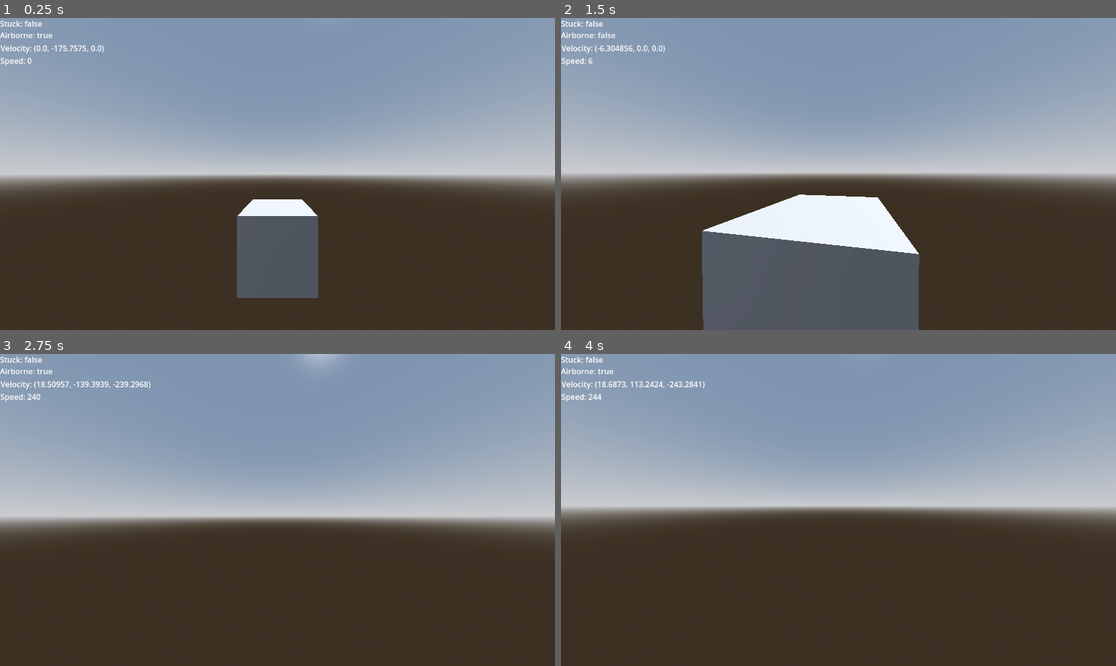
Above: before the commit, frames 1-4 (two rows, left to right).
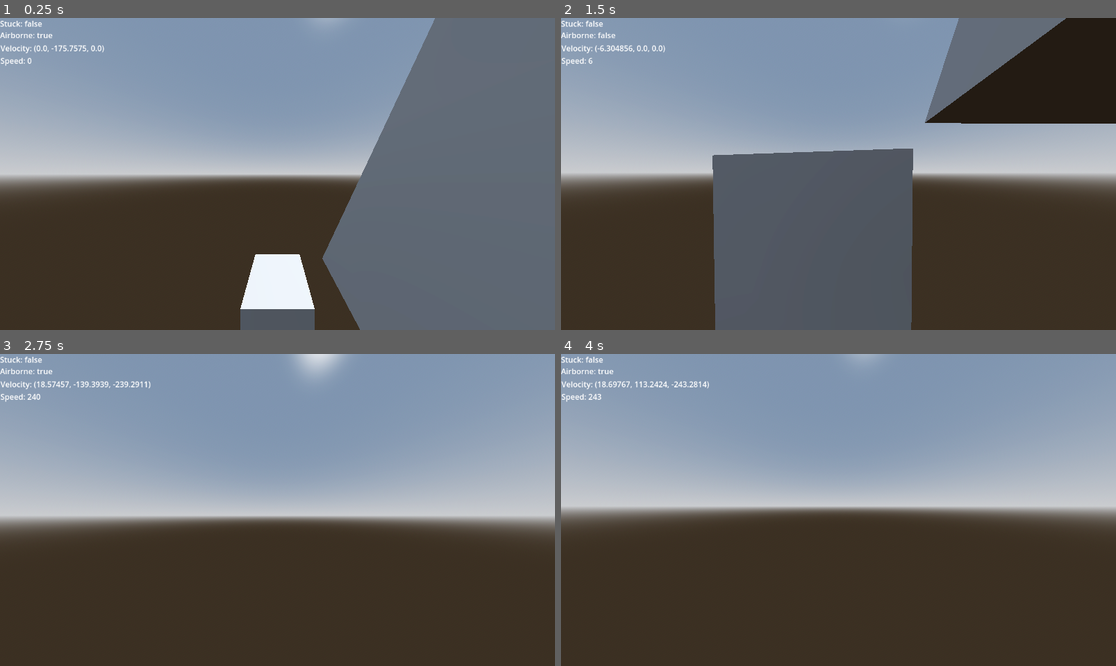
Above: after the commit, the same moments.

Repository: GibberishDev/GodSource
Game: Godot game, scene res://debug_scene_delete_later.tscn
Two runs of this game, one before a commit and one after it. Both use one fixed random seed, a clock stepped at 60 frames per second and the inputs below. This scene is started directly instead of the project's main scene.
Inputs (mouse positions are in pixels of both pictures, inside the frame that each line leads up to):
- Up to frame 1 (0.25 s): no input
- Up to frame 2 (1.5 s): tap Enter at 0.5 s; move the mouse to (866, 174) at 0.52 s; hold Ctrl (crouch) 0.53-1.28 s; hold W (forward) from 0.53 s (still down); click (866, 174) at 0.67 s; tap Space (jump) at 0.77, 0.8, 1.07, 1.35 s; move the mouse to (810, 174) at 1.27 s; click (810, 174) at 1.42 s
- Up to frame 3 (2.75 s): keep holding W (forward); tap Space (jump) at 1.52, 1.82, 2.3 s; tap Ctrl (crouch) at 1.55 s; move the mouse to (288, 503) at 2.02 s; hold Ctrl (crouch) from 2.03 s (still down); click (288, 503) at 2.17 s
- Up to frame 4 (4 s): keep holding W (forward); move the mouse to (832, 516) at 2.77 s; release Ctrl (crouch) at 2.78 s; tap T at 2.85 s; click (832, 516) at 2.92 s; tap Space (jump) at 3.02, 3.32, 3.77, 3.8 s; tap Ctrl (crouch) at 3.05 s; move the mouse to (877, 513) at 3.52 s; tap Y at 3.6 s; click (877, 513) at 3.67 s

The runs differ from the first frame. In frame 1, 39% of the frame differs, in the area x 42-100%, y 0-100%; in frame 2, 22%; in frame 3, 0.3%; in frame 4, 0.2%.

Commit message:
implement clip _velocity (surfing and surface velocity alignment) add camera anchor smoothing refactor gs_player.gd

Diff:
--- a/debug_scene_delete_later.tscn
+++ b/debug_scene_delete_later.tscn
@@ -35,6 +35,13 @@
 	get_node(\"speed\").text = \"Speed: \" + str(int(Vector2(player.velocity.x, player.velocity.z).length() * 100 / 1.905))
 
 "
+
+[sub_resource type="Curve3D" id="Curve3D_0qie4"]
+_data = {
+"points": PackedVector3Array(0, 0, 0, 0, 0, 0, 0.8060391, 1.2955282, 0, -8, 0, 0, 0, 0, 0, 24, 0, 0),
+"tilts": PackedFloat32Array(0, 0)
+}
+point_count = 2
 
 [node name="Node3D" type="Node3D"]
 
@@ -108,3 +115,22 @@
 offset_right = 151.0
 offset_bottom = 100.0
 text = "player is crouched: "
+
+[node name="Path3D" type="Path3D" parent="."]
+curve = SubResource("Curve3D_0qie4")
+
+[node name="CSGPolygon3D" type="CSGPolygon3D" parent="."]
+use_collision = true
+collision_mask = 2
+polygon = PackedVector2Array(0, 0, 3, 0, 1.5, 3)
+mode = 2
+path_node = NodePath("../Path3D")
+path_interval_type = 0
+path_interval = 1.0
+path_simplify_angle = 0.0
+path_rotation = 2
+path_rotation_accurate = false
+path_local = false
+path_continuous_u = true
+path_u_distance = 1.0
+path_joined = false
--- a/lib/classes/camera_anchor.gd
+++ b/lib/classes/camera_anchor.gd
@@ -1,11 +1,26 @@
+#Me when blind:
+#⣿⣿⣿⠟⠛⠛⠻⣿⣿⣿⣿⣿⣿⣿⣿⣿⣿⡟⢋⣩⣉⢻⣿⣿
+#⣿⣿⣿⢸⣿⣶⣕⣈⠹⠿⠿⠿⠿⠟⠛⣛⢋⣰⠣⣿⣿⢸⣿⣿
+#▄▄▄▄▄▄▄▄▄▄▄▄▄▄▄▄▄▄▄▄▄▄▄▄▄▄▄▄▄▄
+#░░░░░░▀█▄▀▄▀██████░▀█▄▀▄▀████▀
+#░░░░░░░░▀█▄█▄███▀░░░▀██▄█▄█▀░░
+#⣿⣿⣿⣿⣆⢩⣝⣫⣾⣿⣿⣿⣿⡟⠿⠿⠦⠄⠸⠿⣻⣿⡄⢻
+#⣿⣿⣿⣿⣿⡄⢻⣿⣿⣿⣿⣿⣿⣿⣿⣶⣶⣾⣿⣿⣿⣿⠇⣼
+#⣿⣿⣿⣿⣿⣿⡄⢿⣿⣿⣿⣿⣿⣿⣿⣿⣿⣿⣿⣿⣿⡟⣰⣿
+#⣿⣿⣿⣿⣿⣿⠇⣼⣿⣿⣿⣿⣿⣿⣿⣿⣿⣿⣿⣿⣿⢀⣿⣿
+#⣿⣿⣿⣿⣿⠏⢰⣿⣿⣿⣿⣿⣿⣿⣿⣿⣿⣿⣿⣿⣿⢸⣿⣿
+#⣿⣿⣿⣿⠟⣰⣿⣿⣿⣿⣿⣿⣿⣿⣿⣿⣿⣿⣿⣿⣿⢸⣿⣿
+#⣿⣿⣿⠋⣴⣿⣿⣿⣿⣿⣿⣿⣿⣿⣿⣿⣿⣿⣿⣿⣿⡄⣿⣿
+
 class_name GodsourceCameraAnchor3D
 extends Node3D
-
 #TODO: ADAPT TO MULTIPLAYER
 
 var multiplayer_authority_id: int = 0
 var anchor_id : int = 0
 var can_be_controlled : bool = true
+
+var anchor_position_offset : Vector3 = Vector3.ZERO
 
 var forward: Vector3 = Vector3.FORWARD
 var right: Vector3 = Vector3.RIGHT
@@ -20,9 +35,31 @@
 var client_setting_mouse_sensetivity_x : float = 0.003 #TODO: change tobe read from client settings script
 var client_setting_mouse_sensetivity_y : float = 0.0045 #TODO: change tobe read from client settings script
 
+##maximum distance of camera smoothing. If distance is exceeded camera snapped to anchor position instead
+var max_smoothing_distance : float = 1.0
+var smoothing_frames : int = 10
+var start_smoothing_position : Vector3 = Vector3.ZERO
+
+#TODO: remove and make global script in input gathering class
+var mouse_motion : Vector2
+var mouse_moved : bool = false
+
+#region native methods
+
 func _ready() -> void:
 	adjust_mounted_cameras()
 	Input.mouse_mode = Input.MOUSE_MODE_CAPTURED
+
+func _physics_process(delta: float) -> void:
+	if start_smoothing_position != Vector3.ZERO:
+		if owner is CharacterBody3D:
+			smooth_camera(delta, owner.velocity)
+		else:
+			smooth_camera(delta)
+	update_vectors()
+	update_rotations()
+	view_angle = $smoother/anchor.global_rotation
+	adjust_mounted_cameras()
 
 func _input(event: InputEvent) -> void: #TODO: replace with process to work server side where no input is possible
 	mouse_moved = false
@@ -39,18 +76,29 @@
 
 	if can_be_controlled:
 		rotate_with_mouse()
-	adjust_mounted_cameras()
+
+#endregion
+
+#region camera mounting
 
 func mount_camera(camera: Node3D) -> void:
-	if mounted_cameras.find(camera) != -1: return
+	if mounted_cameras.find(camera) != -1: return #already mounted
+	#TODO: check if mounted anywhere else and unmount
 	mounted_cameras.append(camera)
+	adjust_mounted_cameras()
 
 func unmount_camera(camera: Node3D) -> void:
 	mounted_cameras.erase(camera)
 
 func adjust_mounted_cameras() -> void:
 	for i : Node3D in mounted_cameras:
-		i.global_transform = $anchor.global_transform
+		i.global_position = $smoother/anchor.global_position
+		i.global_rotation = $smoother/anchor.global_rotation
+		#scale?
+
+#endregion
+
+#region input
 
 func rotate_with_mouse() -> void:
 	if !mouse_moved: return
@@ -60,28 +108,53 @@
 	motion_x *= client_setting_mouse_sensetivity_x
 	motion_y *= client_setting_mouse_sensetivity_y
 	rotate_y(-motion_x)
-	$anchor.rotate_x(-motion_y)
-	$anchor.rotation.x = clampf($anchor.rotation.x, deg_to_rad(-89), deg_to_rad(89))
+	$smoother/anchor.rotate_x(-motion_y)
+	$smoother/anchor.rotation.x = clampf($smoother/anchor.rotation.x, deg_to_rad(-89), deg_to_rad(89))
 
 func get_mouse_motion() -> Vector2:
 	#TODO: replace with hook to input gathering class
 	return mouse_motion
 
-#TODO: remove and make global script in input gathering class
-var mouse_motion : Vector2
-var mouse_moved : bool = false
+#endregion
 
-func _process(delta: float) -> void:
-	update_vectors()
-	update_rotations()
-	view_angle = $anchor.global_rotation
+#region anchor properties
 
 func update_vectors() -> void:
-	forward = Vector3.FORWARD.rotated(Vector3.RIGHT, $anchor.rotation.x).rotated(Vector3.UP, rotation.y)
-	up = Vector3.UP.rotated(Vector3.RIGHT, $anchor.rotation.x).rotated(Vector3.UP, rotation.y)
-	right = Vector3.RIGHT.rotated(Vector3.RIGHT, $anchor.rotation.x).rotated(Vector3.UP, rotation.y)
+	forward = Vector3.FORWARD.rotated(Vector3.RIGHT, $smoother/anchor.rotation.x).rotated(Vector3.UP, rotation.y)
+	up = Vector3.UP.rotated(Vector3.RIGHT, $smoother/anchor.rotation.x).rotated(Vector3.UP, rotation.y)
+	right = Vector3.RIGHT.rotated(Vector3.RIGHT, $smoother/anchor.rotation.x).rotated(Vector3.UP, rotation.y)
 
 func update_rotations() -> void:
-	pitch = $anchor.rotation.x
+	pitch = $smoother/anchor.rotation.x
 	yaw = rotation.y
-	roll = $anchor.rotation.z
+	roll = $smoother/anchor.rotation.z
+
+#endregion
+
+# func set_anchor_position_offset(offset: Vector3) -> void:
+# 	pass
+
+# func set_anchor_rotation_offset(offset: Vector3) -> void:
+# 	pass
+
+#region smoothing
+
+func save_start_smoothing_position() -> void:
+	start_smoothing_position = $smoother.global_position
+
+func smooth_camera(delta: float, owner_velocity: Vector3 = Vector3.ZERO) -> void:
+	$smoother.global_position.y = start_smoothing_position.y
+	if start_smoothing_position.distance_to(global_position) > max_smoothing_distance:
+		start_smoothing_position = Vector3.ZERO
+		$smoother.position = Vector3.ZERO
+		return
+	var movement_amount : float = 3.0 * delta
+	if owner_velocity != Vector3.ZERO:
+		movement_amount = owner_velocity.length() * delta * 2
+	print($smoother.global_position.move_toward(global_position, movement_amount), $smoother.global_position)
+	$smoother.global_position = $smoother.global_position.move_toward(global_position, movement_amount)
+	start_smoothing_position = $smoother.global_position
+	if $smoother.position == Vector3.ZERO:
+		start_smoothing_position = Vector3.ZERO
+
+#endregion
--- a/lib/classes/camera_anchor.tscn
+++ b/lib/classes/camera_anchor.tscn
@@ -5,4 +5,6 @@
 [node name="CameraAnchor" type="Node3D"]
 script = ExtResource("1_fafm6")
 
-[node name="anchor" type="Node3D" parent="."]
+[node name="smoother" type="Node3D" parent="."]
+
+[node name="anchor" type="Node3D" parent="smoother"]
--- a/lib/classes/gs_player.gd
+++ b/lib/classes/gs_player.gd
@@ -23,7 +23,10 @@
 #endregion
 
 #region Exported variables
-## Multiplier of default server defined max walking speed. In TF2 100% is equal to 300 hu/s (4.527 m/s).[br]133% (400 hu/s) - Scout[br]107% (321 hu/s) - Spy, Medic[br]100% (300hu/s) - Pyro, Engineer, Sniper[br]93.(3)% (280 hu/s) - Demoman[br]80% (240 hu/s) - Soldier[br]76.(6)% (230hu/s) - Heavy
+@export
+var max_ground_speed : float = 240 * 1.905 / 100
+## Multiplier of default server defined max walking speed.
+## In TF2 100% is equal to 300 hu/s (4.527 m/s).[br]133% (400 hu/s) - Scout[br]107% (321 hu/s) - Spy, Medic[br]100% (300hu/s) - Pyro, Engineer, Sniper[br]93.(3)% (280 hu/s) - Demoman[br]80% (240 hu/s) - Soldier[br]76.(6)% (230hu/s) - Heavy
 @export
 var max_ground_speed_multiplier : float = 1.0
 ## Amount of vertical velocity that needed to be exceeded for player to become airborne
@@ -60,8 +63,6 @@
 ## Limit player movement speed to 1.2 times the max walking speed upon jumping. Preventative measure to cripple bhop bug
 @export
 var jump_speed_cap: float = 1.2
-@export
-var max_ground_speed : float = 240 * 1.905 / 100
 @export
 var max_air_speed : float = 30 * 1.905 / 100
 #endregion
@@ -91,10 +92,7 @@
 var wish_hull_size : Vector3 = standart_hull_size
 var gravity_multiplier : float = 1.0
 var current_mid_air_jumps : int = 0
-var forward : Vector3
-var up : Vector3
-var right : Vector3
-var ground_acceleration : float =  2400 * 1.905 / 100
+var ground_acceleration : float = 10
 #endregion
 
 #region enum defenitions
@@ -111,7 +109,7 @@
 ## Reference to the stuck_check_collider node
 @onready
 var stuck_check_collider : ShapeCast3D = get_node("stuck_check_collider")
-## Reference to the uncrocuh_check_collider node
+## Reference to the uncrocuh_check_collider node[br]Node is utilized in [method check_stuck] method to determine where player can be nudged to
 @onready
 var crouch_check_collider : ShapeCast3D = get_node("uncrocuh_check_collider")
 ## Reference to the collision_hull node
@@ -130,7 +128,16 @@
 #endregion
 
 #region wish control variables
-#TODO: move this region to the dedicated player input gathering node for easier multiplayer prediction and reconciliation
+#TODO: move this region to the dedicated player input gathering node for easier multiplayer client prediction and server reconciliation
+## Desired input vector. left is -x, right is +x, forward is -y, back is +y
+var wish_direction : Vector2 = Vector2.ZERO
+## Dictionarry that keeps track of last frame of keys to determine if key was just pressed, still pressed, just released or still released
+var null_movement_key_state_last_frame : Dictionary = {
+	"left": false,
+	"right": false,
+	"forward": false,
+	"back": false,
+}
 var wish_crouch : bool = false
 var wish_jump : bool = false
 var wish_crouch_last_frame : bool = false
@@ -144,14 +151,15 @@
 
 #region native godot methods
 func _unhandled_input(_event: InputEvent) -> void: #TODO: move to input gathering script. Not bullet proof. TESTING ONLY
+	wish_crouch = Input.is_action_pressed("crouch")
 	if Input.is_action_just_released("jump"):
 		wish_jump = false
 	if Input.is_action_just_pressed("jump"):
 		wish_jump = true
-	if Input.is_key_pressed(KEY_F1):
-		Engine.time_scale = 0.05
-	if Input.is_key_pressed(KEY_F2):
-		Engine.time_scale = 1.0
+	if Input.is_key_pressed(KEY_F1):	#TODO: Remove after done testing. Also implement host_time_scale console command	╗
+		Engine.time_scale = 0.05		#																					║
+	if Input.is_key_pressed(KEY_F2):	#																					║
+		Engine.time_scale = 1.0			#																					╝
 	wish_left = Input.is_action_pressed("left")
 	wish_right = Input.is_action_pressed("right")
 	wish_forward = Input.is_action_pressed("forward")
@@ -163,18 +171,17 @@
 	#TODO: change to asigning specific camera with multiplayer authority
 	camera.name = "Camera3D"
 	camera.current = true
-	camera.fov = 105.0
+	camera.fov = 110.0 # Yeah i have fkn prey side mounted eyes with 360 degrees of vision. How did you know?
 	self.add_child(camera)
-	get_node("CameraAnchor").mount_camera(camera)
+	get_node("CameraAnchor").mount_camera(camera) #each player entity has CameraAnchor by default. Might be bad to include here without checking if anchor is present (ex. player is a ghost/spectator)
 
 
 func _physics_process(delta: float) -> void:
-	wish_crouch = Input.is_action_pressed("crouch")
 	process_movement(delta)
 #endregion
 
 #region main movement processing stack
-
+##Utter dogshit
 func process_movement(delta: float) -> void:
 	#step 1: check if stuck and try to unstuck and move to step 14
 	check_stuck()
@@ -195,7 +202,12 @@
 			apply_friction(delta)
 		#step 8: accelerate
 		accelerate(delta)
-		#step 9: move and slide?
+		if is_on_floor():
+			clip_velocity(get_floor_normal())
+		elif is_on_wall_only():
+			clip_velocity(get_wall_normal())
+		#step 9: move and slide?. Question mark here is due to me(gibbdev) being not 100% sure if this is correct place to plug default godot implementation of move_and_slide
+		#It might be out of place due to Source 1 engine processing movement and physics kinda separate as Valve traces the player bounding box before editing the velocity
 		move_and_slide()
 		#step 10: check if grounded and surface properties
 		if check_grounded():
@@ -212,9 +224,9 @@
 		#step 13:
 		limit_velocity()
 	#step 14: check triggers to activate
-	#step 15: adjust collision hull
+	#step 15: adjust collision hull. Source engine adjusts position of world collision hul on this step. In godot it handled by physics server during move_and_slide of player parent node
 	update_hull()
-	#step 16: process projectiles
+	#step 16: process projectiles. NOT including releasing stored knockback. Maybe should move this step to main world order physics process
 	#process_projectiles()
 
 #endregion
@@ -225,7 +237,7 @@
 #If this table outputed minimum value of y is -0.125 hammer units. And thats it.
 #Source engine does not try to nudge player more that in downwards direction.
 #For more human frienly explanation check out Shounic video here: https://www.youtube.com/watch?v=PEhY4vE6krE
-#--- GibbDev 12AUG2028
+#--- GibbDev 12AUG2025
 
 func check_stuck() -> void:
 	stuck_check_collider.force_update_transform()
@@ -356,7 +368,7 @@
 #	Check if player is on the ground
 #	Check if collider, for space that player would occupy by uncrouching, is colliding
 #	Depending on checks there would be different outcomes and not only binary crouched/incrouched (I wish lmao)
-#--- GibbDev 12AUG2028
+#--- GibbDev 12AUG2025
 
 func handle_crouch() -> void:
 	#check if player wants to uncrouch and ask engine to uncrouch as soon as possible
@@ -379,6 +391,8 @@
 			#air crouch with position shift up
 			position.y += standart_hull_size.y - crouch_hull_size.y
 			crouch()
+			# $CameraAnchor.save_start_smoothing_position()
+			$CameraAnchor.position.y = 45 * 1.905 / 100
 			return
 	else:
 		if !is_on_floor():
@@ -389,6 +403,8 @@
 			if !crouch_check_collider.is_colliding():
 				position.y -= standart_hull_size.y - crouch_hull_size.y
 				uncrouch()
+				# $CameraAnchor.save_start_smoothing_position()
+				$CameraAnchor.position.y = 68 * 1.905 / 100
 			return
 		elif is_crouched:
 			queue_uncrouch = true
@@ -405,6 +421,7 @@
 	is_uncrouching_animation = false
 	is_crouched = true
 
+
 func uncrouch() -> void:
 	queue_uncrouch = false
 	crouch_timer.stop()
@@ -421,6 +438,8 @@
 	uncrouch_timer.stop()
 	is_crouching_animation = true
 	crouch_timer.start()
+	$CameraAnchor.save_start_smoothing_position()
+	$CameraAnchor.position.y = 45 * 1.905 / 100
 
 func start_delayed_uncrouch() -> void:
 	if is_uncrouching_animation: return
@@ -428,6 +447,8 @@
 	crouch_timer.stop()
 	is_uncrouching_animation = true
 	uncrouch_timer.start()
+	$CameraAnchor.save_start_smoothing_position()
+	$CameraAnchor.position.y = 68 * 1.905 / 100
 
 
 func try_uncrouch() -> void:
@@ -444,13 +465,6 @@
 		crouch_check_collider.force_shapecast_update()
 		if !crouch_check_collider.is_colliding():
 			uncrouch()
-
-func finish_uncrouch() -> void:
-	wish_hull_size = standart_hull_size
-	update_hull()
-	is_crouched = false
-	is_uncrouching_animation = false
-	queue_uncrouch = false
 #endregion
 
 #region jumping
@@ -525,7 +539,7 @@
 	velocity -= (1.0-new_speed) * velocity
 
 func accelerate(delta: float) -> void:
-	get_view_angles()
+	# get_view_angles() Unused. skip compilation
 	get_view_rotations()
 	wish_direction = get_wish_direction()
 	if is_airborne:
@@ -533,8 +547,23 @@
 	else:
 		ground_move(delta)
 
+func clip_velocity(surface_normal: Vector3, overbounce: float = 1.0) -> void:
+	# get modified velocity
+	var backoff: float = velocity.dot(surface_normal)
+	# if negative - cancell
+	if backoff >= 0: return
+	# get reflected velocity component
+	var change: Vector3 = surface_normal * backoff * overbounce
+	# modify and return velocity
+	velocity -= change
+	# iterate once to make sure we aren't still moving through the plane - Valve said that, and I'd say they know a little more about Source than you do, pal, because they invented it, and then they spagetted it so that no living man could make sence of it in the ring of honor.
+	var adjust: float = velocity.dot(surface_normal)
+	if adjust < 0.0:
+		velocity -= surface_normal * adjust
+
+
 func air_move(delta: float) -> void:
-	var wish_vel : Vector3 = Vector3(wish_direction.x, 0, wish_direction.y).normalized().rotated(Vector3.UP, yaw)
+	var wish_vel : Vector3 = Vector3(wish_direction.x, 0, wish_direction.y).normalized().rotated(Vector3.UP, get_view_rotations().y)
 	var wish_dir : Vector3 = wish_vel.normalized()
 	var wish_speed : float = max_air_speed
 	var current_speed : float = velocity.dot(wish_dir)
@@ -544,89 +573,87 @@
 	accel_speed = min(accel_speed, add_speed)
 	velocity += accel_speed * wish_dir
 
-
+## Changes velocity of player
 func ground_move(delta: float) -> void:
-	var dir : Vector3 = Vector3(wish_direction.x, 0, wish_direction.y).rotated(Vector3.UP, yaw).normalized()
+	var dir : Vector3 = Vector3(wish_direction.x, 0, wish_direction.y).rotated(Vector3.UP, get_view_rotations().y).normalized()
 	var current_speed : float = velocity.dot(dir)
 	#TODO: make speed multiplier
-	var add_speed : float = clamp(ground_acceleration * delta * max_ground_speed_multiplier, 0, max_ground_speed * max_ground_speed_multiplier - current_speed)
+	var add_speed : float = clamp(ground_acceleration * max_ground_speed * delta * max_ground_speed_multiplier, 0, max_ground_speed * max_ground_speed_multiplier - current_speed)
 	velocity += dir * add_speed
 
-
-var wish_direction : Vector2 = Vector2.ZERO
-var null_movement_key_state_last_frame : Dictionary = {
-	"left": false,
-	"right": false,
-	"forward": false,
-	"back": false,
-}
-
+## Returns [Vector2] of keyboard input. TODO: change to hook from input gatheirng class.[br]
+## left is -x, right is +x, forward is -y, back is +y
 func get_wish_direction() -> Vector2:
+	# Null movement, known as null cancelling script or, stollen by razer and renamed, "snap-tap"
+	# is a way of interpreting cardinal directions movement from keyboard input where new key press
+	# overrides previous one, but also checks if other key is still held on input release to switch
+	# movement direction back to held key
 	if client_setting_null_movement:
-		if null_movement_key_state_last_frame["left"] != wish_left:
-			if wish_left:
+		if null_movement_key_state_last_frame["left"] != wish_left: # if left bind state changed
+			if wish_left: # if left bind was pressed - switch to moving left immediately
 				wish_direction.x = -1
-			elif wish_right:
-				wish_direction.x = 1
-			else:
-				wish_direction.x = 0
+			elif wish_right: # if left bind was released and right bind is still held - switch back to moving right
+				wish_direction.x = 	1
+			else: # if left bind released but right bind also isnt pressed - stop strafing
+				wish_direction.x = 	0
 		if null_movement_key_state_last_frame["right"] != wish_right:
 			if wish_right:
-				wish_direction.x = 1
+				wish_direction.x = 	1
 			elif wish_left:
 				wish_direction.x = -1
 			else:
-				wish_direction.x = 0
+				wish_direction.x = 	0
 		if null_movement_key_state_last_frame["forward"] != wish_forward:
 			if wish_forward:
 				wish_direction.y = -1
 			elif wish_back:
-				wish_direction.y = 1
+				wish_direction.y = 	1
 			else:
-				wish_direction.y = 0
+				wish_direction.y = 	0
 		if null_movement_key_state_last_frame["back"] != wish_back:
 			if wish_back:
-				wish_direction.y = 1
+				wish_direction.y = 	1
 			elif wish_forward:
 				wish_direction.y = -1
 			else:
-				wish_direction.y = 0
+				wish_direction.y = 	0
 		null_movement_key_state_last_frame = {
 			"left": wish_left,
 			"right": wish_right,
 			"forward": wish_forward,
 			"back": wish_back,
 		}
-	else:
+	else: # if null movement isnt enabled jsut use simple integer math to determine direction
 		wish_direction = Input.get_vector( "left", "right", "forward", "back")
 	return wish_direction
 
-func get_view_angles() -> void:
-	forward = $CameraAnchor.forward
-	up      = $CameraAnchor.up
-	right   = $CameraAnchor.right
-
-
-var pitch : float = 0 #In radians
-var yaw : float = 0 #In radians
-var roll : float = 0 #In radians. Prob unused in most cases. Except if you are building a space game and even then id reconsider that
-func get_view_rotations() -> void:
-	pitch = $CameraAnchor.pitch
-	yaw = $CameraAnchor.yaw
-	roll = $CameraAnchor.roll
+## Returns [PackedVector3Array] containing [param forward], [param up] and [param right] direction vectors from [GodsourceCameraAnchor3D]
+##[br][br]
+##Currently unused. Implemented just in case someone needs direction vector instead of rotating basis vectors by camera rotations
+func get_view_angles() -> PackedVector3Array:
+	var angles_array : PackedVector3Array
+	angles_array.append($CameraAnchor.forward)
+	angles_array.append($CameraAnchor.up)
+	angles_array.append($CameraAnchor.right)
+	return angles_array
+
+## Returns [Vector3] containing [param pitch], [param yaw] and [param roll] from [GodsourceCameraAnchor3D]
+func get_view_rotations() -> Vector3:
+	return Vector3($CameraAnchor.pitch, $CameraAnchor.yaw, $CameraAnchor.roll)
 
 #endregion
 
 #region collision hull editing
 
-func update_hull() -> void:
-	if collision_hull.shape.size == wish_hull_size:
-		return
-	var size : Vector3 = wish_hull_size
-	var hull : CollisionShape3D = collision_hull
-	hull.position = Vector3(0.0, size.y/2.0, 0.0)
-	stuck_check_collider.position = Vector3(0.0, size.y/2.0, 0.0)
-	hull.shape.size = size
-	stuck_check_collider.shape = hull.shape
-
-#endregion
+## Updates player [CollisionShape3D] hull shape size. Sets hull and [member stuck_check_collider] position to the center of parent node and raised to half of the vertical size.[br]
+## [br]
+## [param new_size] - If provided sets dimensions of the collision hull to new_size. If not - set size to [member wish_hull_size]
+func update_hull(new_size : Vector3 = wish_hull_size) -> void:
+	if collision_hull.shape.size == new_size: return			#/if hull shape is already of new_size -> return.
+																#\might cause possible descrepancy between hull shape and stuck_check_collider. If this is the case Ill go back and fix it
+	collision_hull.position = Vector3(0.0, new_size.y/2.0, 0.0) # set new position of the hull
+	collision_hull.shape.size = new_size 						# set new shape size
+	stuck_check_collider.position = collision_hull.position 	# copy hull position
+	stuck_check_collider.shape = collision_hull.shape 			# copy hull shape
+
+#endregion
--- a/project.godot
+++ b/project.godot
@@ -13,7 +13,7 @@
 config/name="Godsource"
 config/version="0.0.1_alpha"
 run/main_scene="uid://bgjdlgr7huf36"
-config/features=PackedStringArray("4.4", "Forward Plus")
+config/features=PackedStringArray("4.5", "Forward Plus")
 config/icon="res://icon.svg"
 
 [autoload]
Not shown, changed: addons/netfox/icons/rewindable-action.svg.import
Not shown, changed: addons/netfox/icons/rollback-synchronizer.svg.import
Not shown, changed: addons/netfox/icons/state-synchronizer.svg.import
Not shown, changed: addons/netfox/icons/tick-interpolator.svg.import
Not shown: 1 places in debug_scene_delete_later.tscn that only renumber resources
Not shown, changed: icon.svg.import
